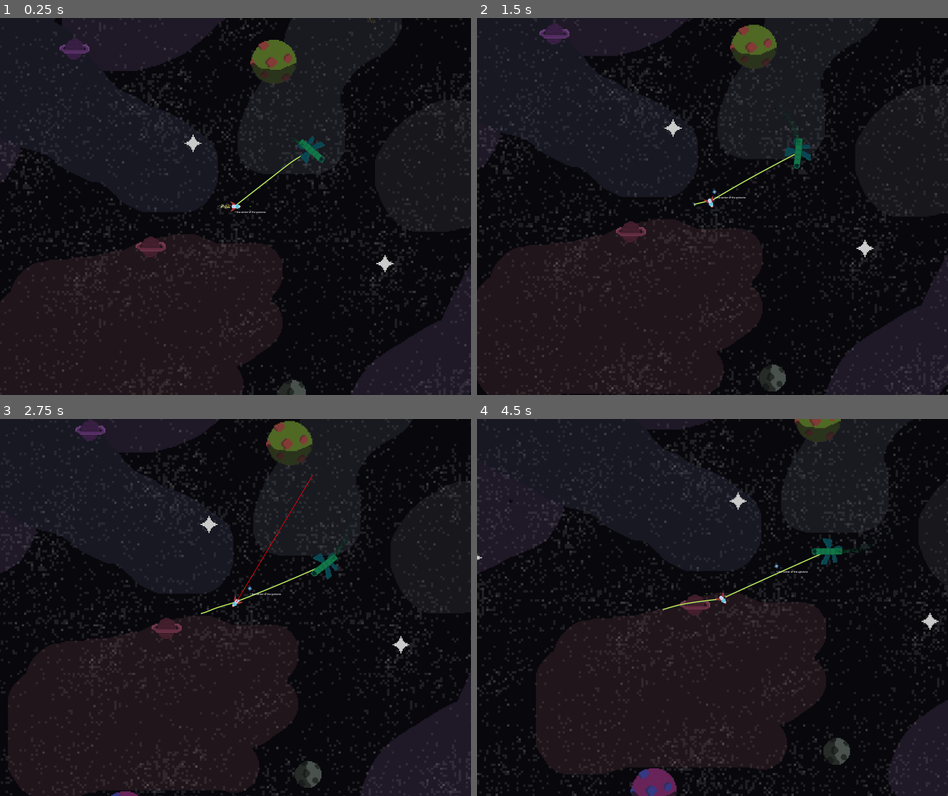
Above: before the commit, frames 1-4 (two rows, left to right).
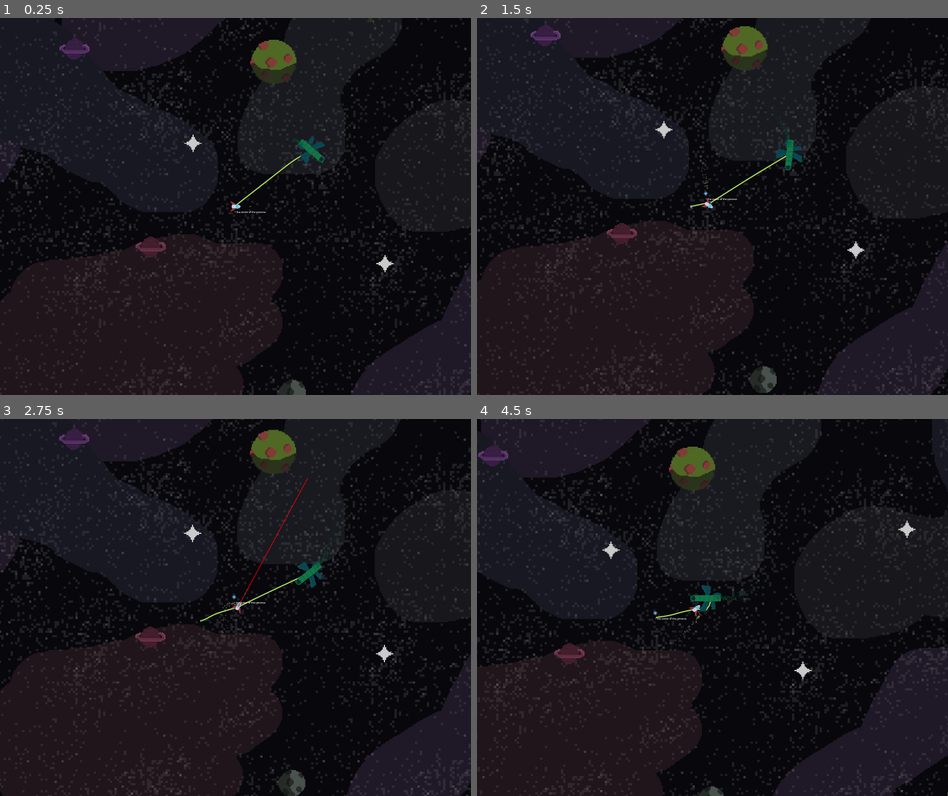
Above: after the commit, the same moments.

Repository: Bromeon/LudumDare54
Game: Godot game, scene res://Scenes/Main/Main.tscn
Same seed, same stepped clock (60 frames per second), same inputs: the game is played once before the commit and once after it. The engine's default icon, where the game draws it, is replaced by a stand-in: a white triangle on a blue panel in a dark square.
Inputs (mouse positions are in pixels of both pictures, inside the frame that each line leads up to):
- Up to frame 1 (0.25 s): no input
- Up to frame 2 (1.5 s): move the mouse to (816, 187) at 0.52 s; hold D (Right) 0.53-1.28 s; hold Right mouse button (ShootLaser) 0.53-1.28 s; move the mouse to (618, 225) at 1.27 s; hold Ctrl (Brake) from 1.28 s (still down); tap Space (ShootTether) at 1.35 s
- Up to frame 3 (2.75 s): move the mouse to (282, 524) at 2.02 s; release Ctrl (Brake) at 2.03 s; hold D (Right) from 2.03 s (still down); hold Right mouse button (ShootLaser) from 2.03 s (still down)
- Up to frame 4 (4.5 s): move the mouse to (688, 682) at 2.77 s; release D (Right) at 2.78 s; release Right mouse button (ShootLaser) at 2.78 s; hold W (Up) 2.78-3.53 s; tap Space (ShootTether) at 2.85, 4.35 s; move the mouse to (853, 664) at 3.52 s; hold Right mouse button (ShootLaser) 3.53-4.28 s; hold A (Left) from 3.53 s (still down); move the mouse to (571, 550) at 4.27 s

The runs differ from the first frame. In frame 1, less than 0.1% of the frame differs, in the area x 46-80%, y 0-51%; in frame 2, 5.8%; in frame 3, 9.2%; in frame 4, 30%, in the area x 0-100%, y 0-100%.

Commit message:
Mouse movement + particles in all directions

Diff:
--- a/Scenes/PlayerShip/PlayerShip.gd
+++ b/Scenes/PlayerShip/PlayerShip.gd
@@ -9,7 +9,7 @@
 
 @export var MAX_TETHER_LENGTH = 500.0
 
-@onready var particles := $GPUParticles2D
+const ROTATION_RATE := deg_to_rad(180)
 
 # A ship can have at most two tethers. One of them will be attached to another #
 # ship, and the second one will be used when trying to reattach the ship to #
@@ -52,10 +52,31 @@
 func _physics_process(delta):
 	# When mouse is used, the thrust force is relative to orientation
 	if player_uses_mouse():
+		var mouse_pos = get_global_mouse_position()
+		var forward_is = Vector2.RIGHT.rotated(rotation_angle)
+		var forward_should = mouse_pos - self.position
+
+		#var cross = forward_is.cross(forward_should)
+		var angle = forward_is.angle_to(forward_should)
+		var rotation_rate = ROTATION_RATE * delta
+
+		if angle >= 0:
+			angle = min(angle, rotation_rate)
+		else:
+			angle = max(angle, -rotation_rate)
+
+		rotation_angle += angle
+
 		var input = Input.get_vector("Down", "Up", "Left", "Right")
-		particles.emitting = input.x > 0
+		$MainThrust.emitting = input.x > 0
+		$RightThrust.emitting = input.y < 0
+		$LeftThrust.emitting = input.y > 0
+		$ReverseThrust.emitting = input.x < 0
+		$ReverseThrust2.emitting = input.x < 0
 
 		move_dir = input.rotated(rotation_angle)
+
+
 
 	else:
 		move_dir = Input.get_vector("Left", "Right", "Up", "Down")
@@ -118,7 +139,7 @@
 	$AimPivot.rotation = Vector2.RIGHT.angle_to(aim_dir)
 
 func player_uses_mouse() -> bool:
-	return last_mouse_aim > last_controller_aim
+	return last_mouse_aim >= last_controller_aim
 
 func shoot_tether():
 	if tether_shoot_cooldown_timer > 0:
--- a/Scenes/PlayerShip/PlayerShip.tscn
+++ b/Scenes/PlayerShip/PlayerShip.tscn
@@ -35,6 +35,58 @@
 linear_accel_min = -85.26
 linear_accel_max = -85.26
 color_ramp = SubResource("GradientTexture1D_305x4")
+
+[sub_resource type="Gradient" id="Gradient_q5sew"]
+offsets = PackedFloat32Array(0, 0.0666667, 0.140741, 1)
+colors = PackedColorArray(0.74744, 0.749025, 0.508608, 0.640625, 0.742188, 0.706107, 0.330342, 1, 0.894752, 0.896994, 0.556892, 0.90625, 0.392157, 0.392157, 0.392157, 0)
+
+[sub_resource type="GradientTexture1D" id="GradientTexture1D_ti7wb"]
+gradient = SubResource("Gradient_q5sew")
+
+[sub_resource type="ParticleProcessMaterial" id="ParticleProcessMaterial_w47kb"]
+particle_flag_disable_z = true
+direction = Vector3(0, 1, 0)
+spread = 7.0
+gravity = Vector3(0, 0, 0)
+initial_velocity_min = 200.0
+initial_velocity_max = 410.53
+orbit_velocity_min = 0.0
+orbit_velocity_max = 0.0
+linear_accel_min = -85.26
+linear_accel_max = -85.26
+color_ramp = SubResource("GradientTexture1D_ti7wb")
+
+[sub_resource type="ParticleProcessMaterial" id="ParticleProcessMaterial_ns2lm"]
+particle_flag_disable_z = true
+direction = Vector3(0, -1, 0)
+spread = 7.0
+gravity = Vector3(0, 0, 0)
+initial_velocity_min = 200.0
+initial_velocity_max = 410.53
+orbit_velocity_min = 0.0
+orbit_velocity_max = 0.0
+linear_accel_min = -85.26
+linear_accel_max = -85.26
+color_ramp = SubResource("GradientTexture1D_ti7wb")
+
+[sub_resource type="Gradient" id="Gradient_hivvw"]
+offsets = PackedFloat32Array(0, 0.0666667, 0.140741, 1)
+colors = PackedColorArray(0.74744, 0.749025, 0.508608, 0.640625, 0.742188, 0.706107, 0.330342, 1, 0.894752, 0.896994, 0.556892, 0.90625, 0.392157, 0.392157, 0.392157, 0)
+
+[sub_resource type="GradientTexture1D" id="GradientTexture1D_768ep"]
+gradient = SubResource("Gradient_hivvw")
+
+[sub_resource type="ParticleProcessMaterial" id="ParticleProcessMaterial_u705f"]
+particle_flag_disable_z = true
+spread = 7.0
+gravity = Vector3(0, 0, 0)
+initial_velocity_min = 200.0
+initial_velocity_max = 410.53
+orbit_velocity_min = 0.0
+orbit_velocity_max = 0.0
+linear_accel_min = -85.26
+linear_accel_max = -85.26
+color_ramp = SubResource("GradientTexture1D_768ep")
 
 [node name="PlayerShip" type="RigidBody2D" groups=["Player"]]
 gravity_scale = 0.0
@@ -74,8 +126,28 @@
 rotation = 1.5708
 shape = SubResource("CapsuleShape2D_1fd7g")
 
-[node name="GPUParticles2D" parent="." instance=ExtResource("4_q3lfr")]
+[node name="MainThrust" parent="." instance=ExtResource("4_q3lfr")]
 position = Vector2(-23, 0)
 process_material = SubResource("ParticleProcessMaterial_5nfy1")
 
+[node name="RightThrust" parent="." instance=ExtResource("4_q3lfr")]
+position = Vector2(10, 13)
+amount = 60
+process_material = SubResource("ParticleProcessMaterial_w47kb")
+
+[node name="LeftThrust" parent="." instance=ExtResource("4_q3lfr")]
+position = Vector2(10, -13)
+amount = 60
+process_material = SubResource("ParticleProcessMaterial_ns2lm")
+
+[node name="ReverseThrust" parent="." instance=ExtResource("4_q3lfr")]
+position = Vector2(4, -20)
+amount = 60
+process_material = SubResource("ParticleProcessMaterial_u705f")
+
+[node name="ReverseThrust2" parent="." instance=ExtResource("4_q3lfr")]
+position = Vector2(4, 20)
+amount = 60
+process_material = SubResource("ParticleProcessMaterial_u705f")
+
 [node name="Laser" parent="." instance=ExtResource("5_4wjfk")]
Not shown: 1 places in Scenes/Main/Main.tscn that only renumber resources
Not shown: 1 places in Scenes/PlayerShip/PlayerShip.tscn that only renumber resources
Not shown: 1 places in Scenes/Universe/Paths/Path4.tres that only renumber resources
